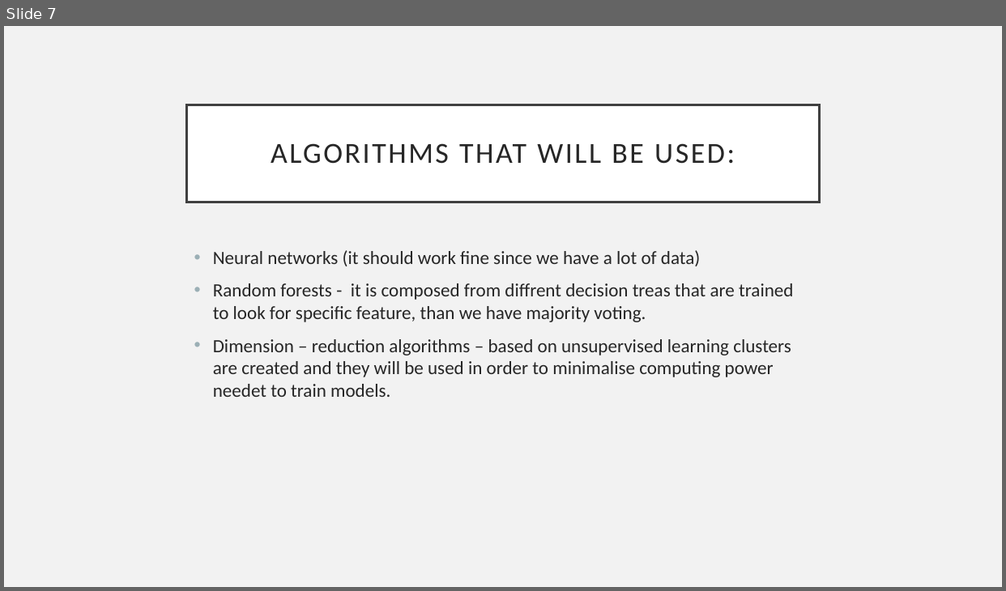
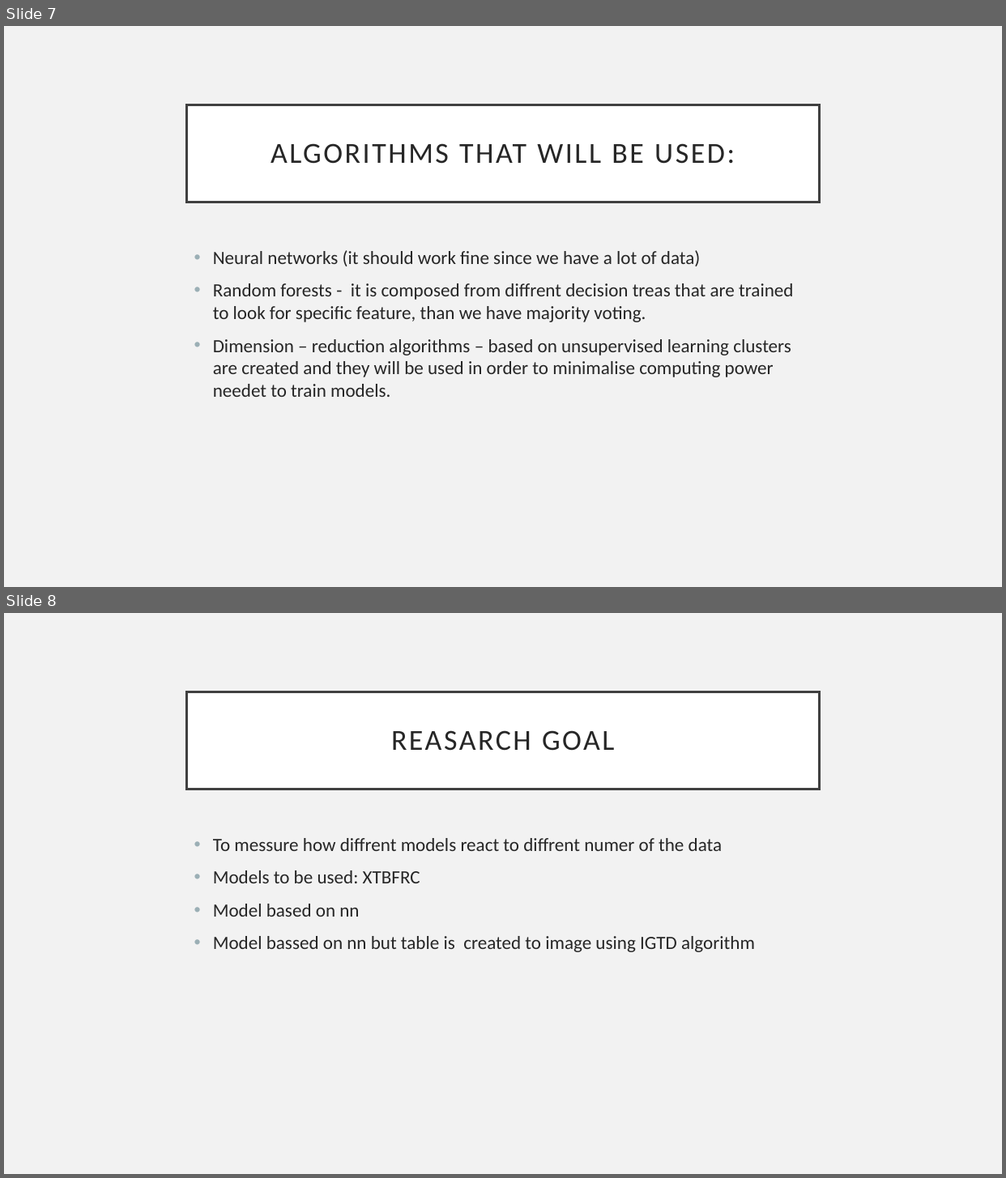
Before and after one commit to MaciejZajkowski/EARIN-PROJ, a slide deck: EARIN PROJECT.pptx. Shown one above the other, each under a label of ours: slide 7 before the commit, slides 7 and 8 after it. The pictures are 1006x591 and 1006x1178 pixels, drawn with LibreOffice and Linux fonts; fonts in the diff are those of the drawing. Boxes give left, top, right and bottom in pixels: in the first picture for what was removed or moved away, otherwise in the second. Text is boxed around its words. In the diff, an @@ line names an element or a change of style, - is before the commit and + after.

```diff
--- a/EARIN PROJECT.pptx
+++ b/EARIN PROJECT.pptx
@@ slide 8 added at [4, 613, 1002, 1174], background #F2F2F2 @@
@@ title added at [187, 692, 819, 789], fill #FFFFFF, outline #404040 2.5 pt, 28 pt, text #262626 @@
+REASARCH GOAL
@@ text added at [213, 838, 755, 952], 18 pt, text #262626 @@
+• To messure how diffrent models react to diffrent numer of the data
+• Models to be used: XTBFRC
+• Model based on nn
+• Model bassed on nn but table is created to image using IGTD algorithm
```
Also in this commit, not shown: 4 other slides added, 1 other file.
